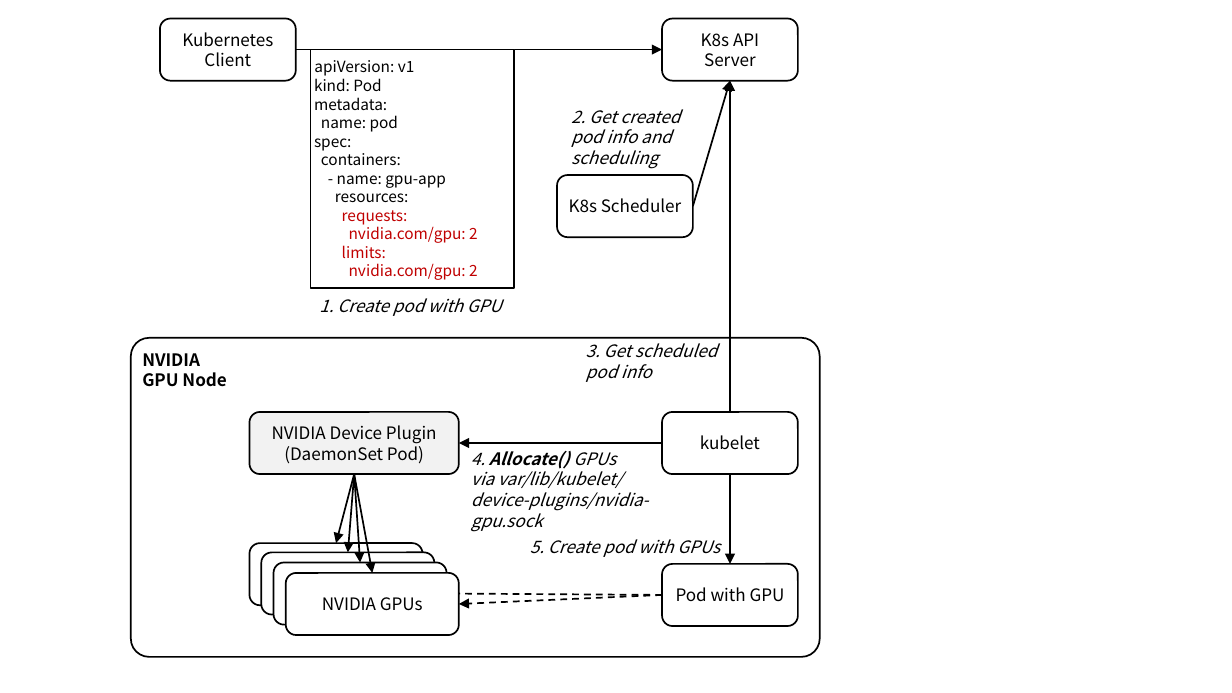
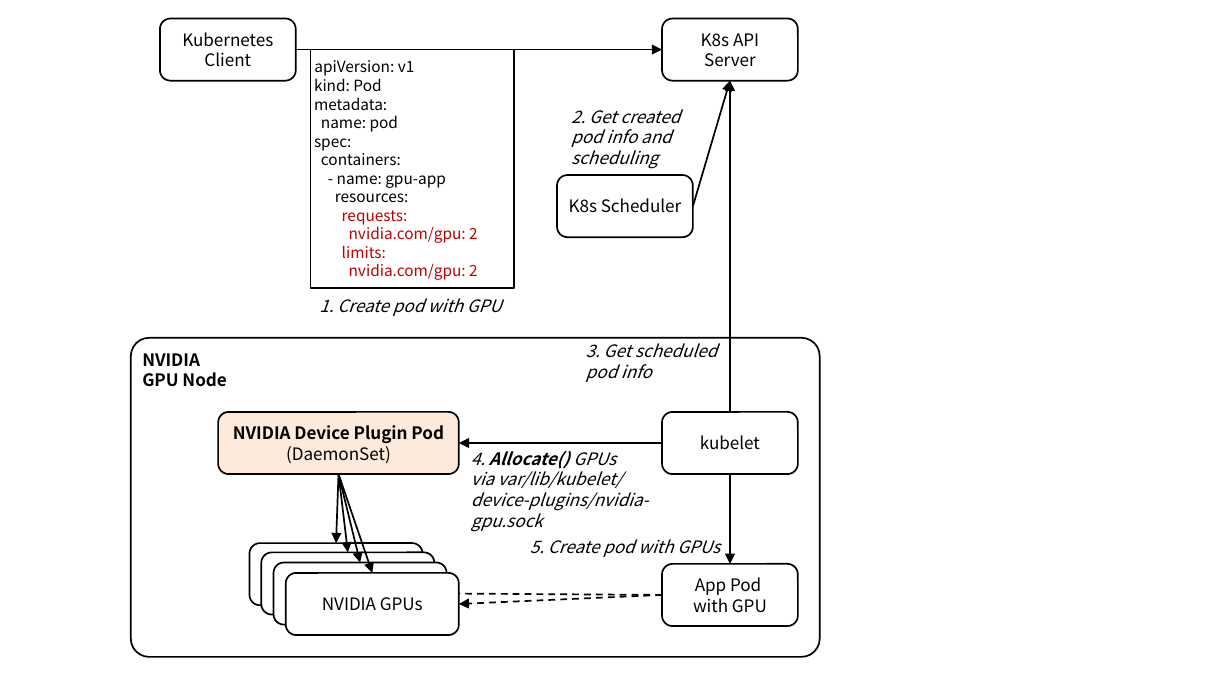
Before and after one commit to ssup2/blog-software, a slide deck: slide 3 of content/docs/theory-analysis/kubernetes-nvidia-device-plugin/images/images.pptx. Drawn at 1232x693 pixels with LibreOffice and Linux fonts; fonts in the diff are those of the drawing. Boxes give left, top, right and bottom in pixels: in the first picture for what was removed or moved away, otherwise in the second. Text is boxed around its words. In the diff, an @@ line names an element or a change of style, - is before the commit and + after.

```diff
--- a/content/docs/theory-analysis/kubernetes-nvidia-device-plugin/images/images.pptx
+++ b/content/docs/theory-analysis/kubernetes-nvidia-device-plugin/images/images.pptx
@@ rounded rectangle "NVIDIA Device Plugin Pod" resized from (x1=250, y1=411, x2=460, y2=473) to (x1=218, y1=411, x2=458, y2=473) @@
@@ rounded rectangle "NVIDIA Device Plugin Pod" at (x1=218, y1=411, x2=458, y2=473): fill #F2F2F2 to #FDEADA @@
@@ text in rounded rectangle at (x1=233, y1=425, x2=444, y2=464): text changed; bold on @@
-NVIDIA Device Plugin
-(DaemonSet Pod)
+NVIDIA Device Plugin Pod
+(DaemonSet)
@@ arrow moved from (355, 474) - (336, 543) to (339, 474) - (336, 543) @@
@@ arrow moved from (355, 474) - (347, 552) to (339, 474) - (347, 552) @@
@@ arrow moved from (355, 474) - (372, 573) to (339, 474) - (372, 573) @@
@@ arrow moved from (355, 474) - (360, 563) to (339, 474) - (360, 563) @@
@@ text in rounded rectangle at (x1=693, y1=577, x2=767, y2=613): text changed @@
-Pod with GPU
+App Pod
+with GPU
```
Also in this commit, not shown: 4 other slides changed, 1 slide added, 7 other files.
